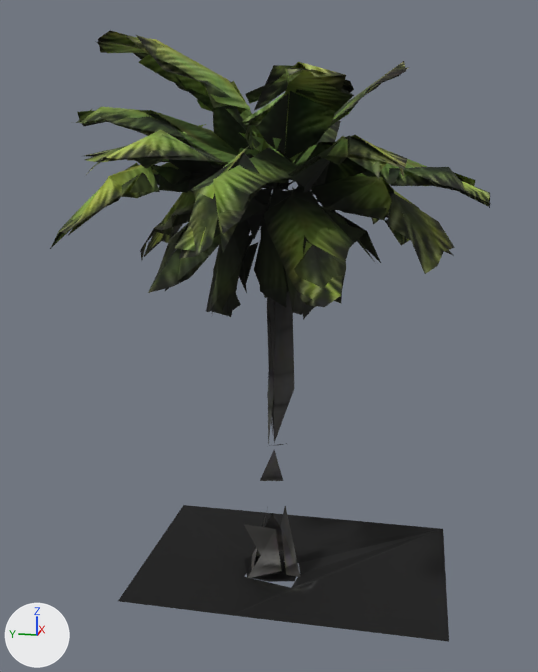
One commit to the glTF model examples/city-shifter/assets/world/palm.glb: the scene before it, then after it.
Both versions are drawn from a 50 mm lens placed at (-1.346, -0.257, 0.807), pointed at (-0.018, 0.009, 0.475). The lights are fixed; the arrows at lower left show +X, +Y and +Z. The older version comes first. Vertices at exactly the same position are counted once.

Objects in the first picture: 'geometry_0'.
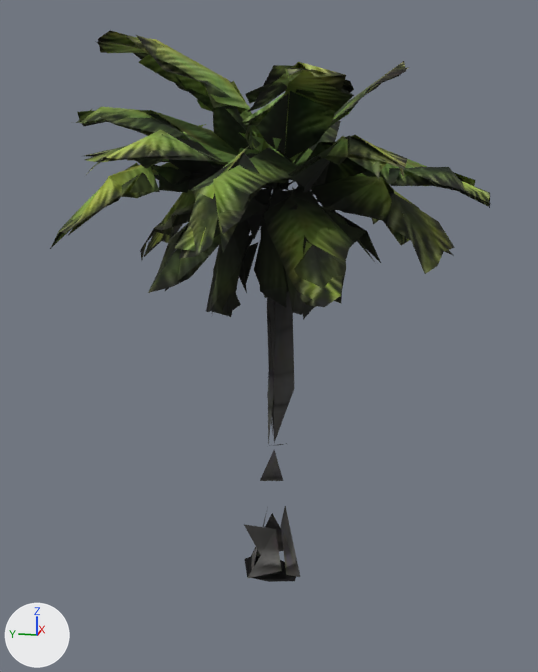
The change, as JSON lines over the scene's bpy script:
```json
{"block": "me_geometry_0", "where": "# used by ob_geometry_0; location = (0.0, 0.0, 0.0)"}
{"op": "remove", "block": "me_geometry_0", "code": "me_geometry_0.from_pydata(...)  # 959 vertices, 699 faces; spans x -0.4..0.379, y -0.381..0.374, z -0.016..1.003"}
{"op": "add", "block": "me_geometry_0", "code": "me_geometry_0.from_pydata(...)  # 961 vertices, 700 faces; spans x -0.4..0.379, y -0.381..0.374, z -0.016..1.003"}
{"block": "me_geometry_0", "change": "me_geometry_0 part 1: the loose piece of 10 vertices spanning x -0.198..0.202, y -0.339..0.259, z -0.013..0.001 is deleted"}
{"block": "me_geometry_0", "change": "me_geometry_0 part 2"}
{"block": "me_geometry_0", "change": "9 vertices are removed from x -0.23..0.093, y -0.202..0.209, z 0.704..0.867"}
{"block": "me_geometry_0", "change": "22 faces are deleted"}
{"block": "me_geometry_0", "change": "21 vertices are added at x -0.237..0.117, y -0.215..0.216, z 0.695..0.875"}
{"block": "me_geometry_0", "change": "33 new faces join them"}
```

What differs and where, as boxes (x1, y1, x2, y2) in the pictures (538 x 672 px; the box of a moved part takes in the faces that stretch with it):
```json
{"object": "geometry_0", "change": "reshaped", "before": [50, 30, 490, 642], "after": [50, 30, 490, 582], "on screen": "10% shorter"}
{"part": 1, "of": "me_geometry_0", "change": "deleted", "before": [118, 505, 449, 642]}
{"part": 2, "of": "me_geometry_0", "change": "moved or reshaped", "before": [136, 65, 404, 245], "after": [136, 65, 404, 245]}
```
